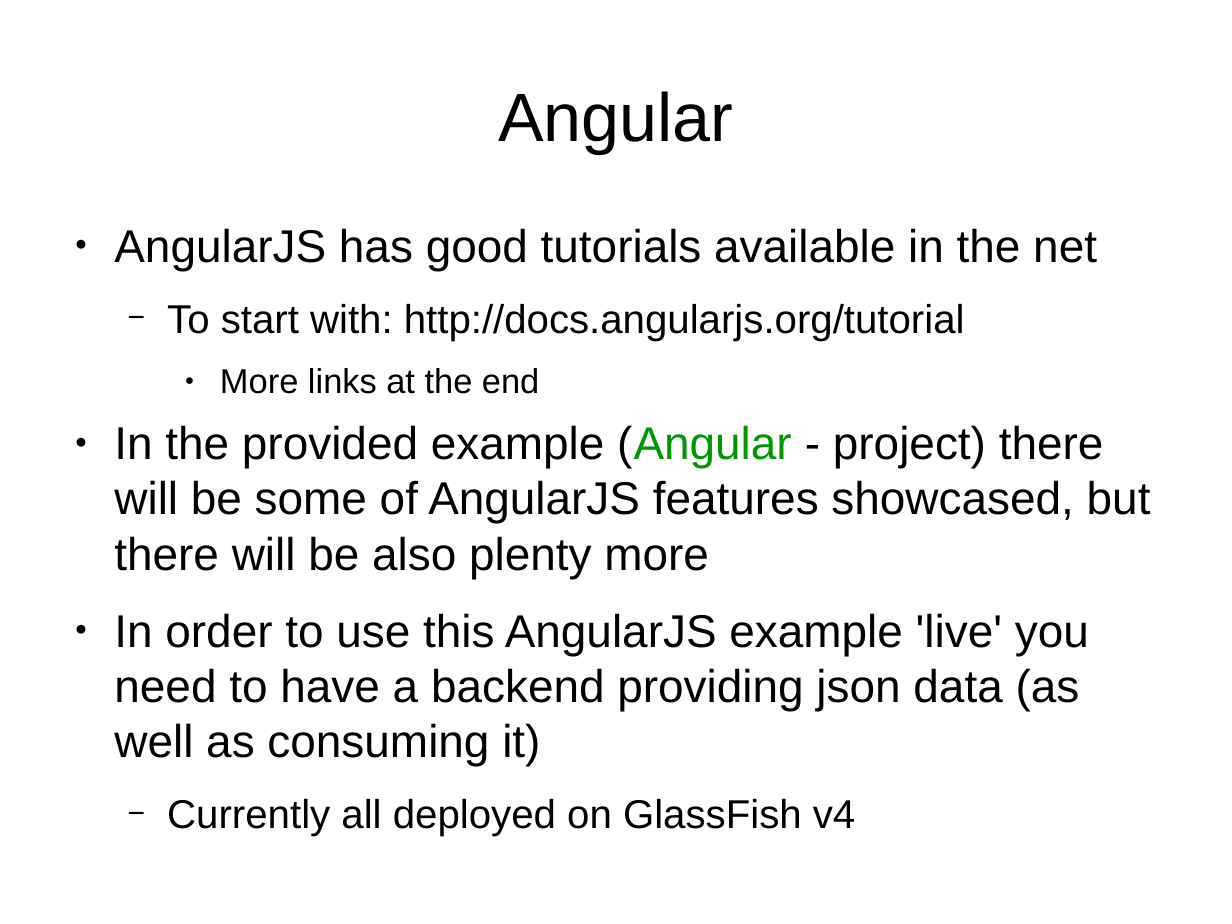
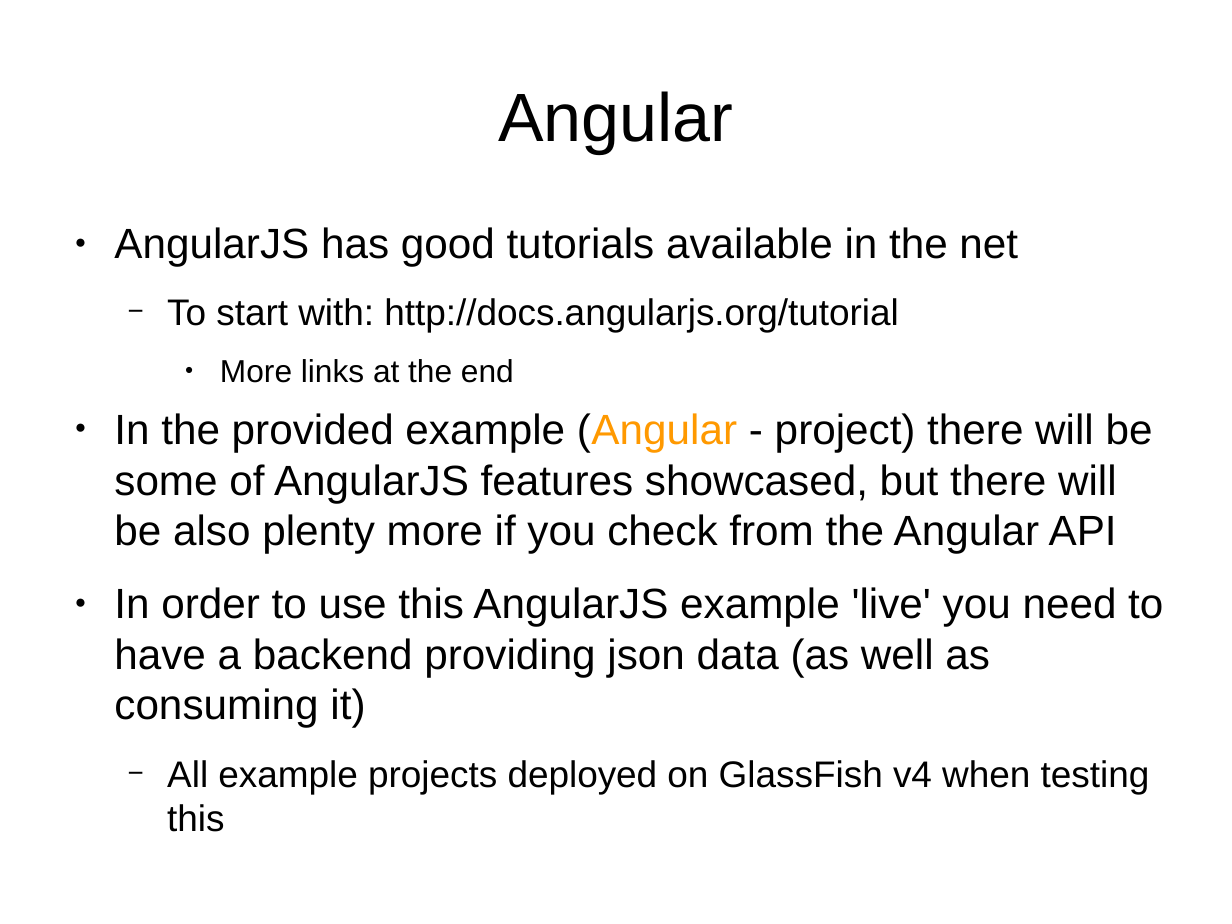
Before and after one commit to vmyrsky/ajeer, a slide deck: slide 13 of JavaEERest/doc/presentation.odp (slide 10 before the commit). Drawn at 1232x924 pixels with LibreOffice and Linux fonts; fonts in the diff are those of the drawing. Boxes give left, top, right and bottom in pixels: in the first picture for what was removed or moved away, otherwise in the second. Text is boxed around its words. In the diff, an @@ line names an element or a change of style, - is before the commit and + after.

```diff
--- a/JavaEERest/doc/presentation.odp
+++ b/JavaEERest/doc/presentation.odp
@@ text at (x1=114, y1=227, x2=1163, y2=728): size 29.6 to 27.2 pt in "AngularJS has good tutorials available in the ...", "In order to use this AngularJS example ..."; size 25.9 to 23.8 pt in "To start with: http://docs.angularjs.org/tutorial"; size 22.2 to 20.4 pt in "More links at the end" @@
@@ text at (x1=114, y1=413, x2=1153, y2=553): text changed; size 29.6 to 27.2 pt @@
-● In the provided example (Angular - project) there will be some of AngularJS features showcased, but there will be also plenty more
+● In the provided example (Angular - project) there will be some of AngularJS features showcased, but there will be also plenty more if you check from the Angular API
@@ text at (x1=167, y1=760, x2=1150, y2=832): text changed; size 25.9 to 23.8 pt @@
-  − Currently all deployed on GlassFish v4
+  − All example projects deployed on GlassFish v4 when testing this
```
Also in this commit, not shown: 34 other slides changed, 8 slides added.
